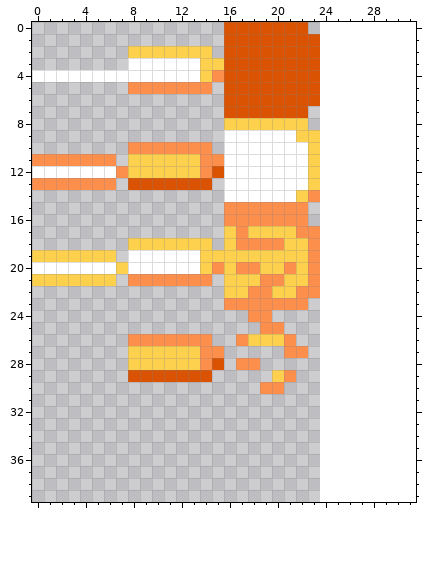
File history of a pixel-art sprite, monsters/dungeons/v-gammaraysentry/beam/beamend.png. The picture above is the old version.
The file is 24x40 pixels. The old version is drawn lined up with the new one, on the new canvas.
Once edited:
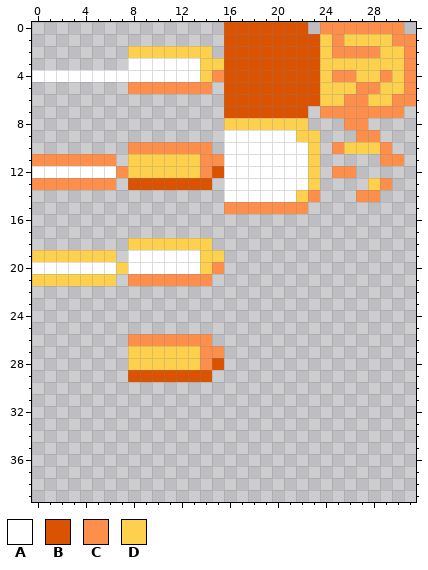
Palette (. is transparent): A #ffffff  B #da5302  C #fd8f4d  D #fdd14d
What changed:
canvas 24x40 -> 32x40
The author put colour C in row 0 at x 24 to 30; in row 1 at x 25 and 30 to 31; in row 2 at x 25 to 28 and 31; in row 3 at x 31; in row 4 at x 25 to 26, 29 and 31; in row 5 at x 27 to 28 and 31.
The author put colour C in row 6 at x 26 to 27 and 30 to 31; in row 7 at x 24 to 30; in row 8 at x 26 to 27; in row 9 at x 27 to 28; in row 10 at x 25 and 29; in row 11 at x 29 to 30.
The author put colour C in row 12 at x 25 to 26; in row 13 at x 29; in row 14 at x 27 to 28.
The author put colour D in row 1 at x 24 and 26 to 29; in row 2 at x 24 and 29 to 30; in row 3 at x 24 to 30; in row 4 at x 24, 27 to 28 and 30; in row 5 at x 24 to 26 and 29 to 30; in row 6 at x 24 to 25 and 28 to 29.
The author put colour D in row 10 at x 26 to 28; in row 13 at x 28.
Colour C is removed in row 16 at x 16 to 22; in row 17 at x 17 and 22 to 23; in row 18 at x 17 to 20 and 23; in row 19 at x 23; in row 20 at x 17 to 18, 21 and 23; in row 21 at x 19 to 20 and 23.
Colour C is removed in row 22 at x 18 to 19 and 22 to 23; in row 23 at x 16 to 22; in row 24 at x 18 to 19; in row 25 at x 19 to 20; in row 26 at x 17 and 21; in row 27 at x 21 to 22.
Colour C is removed in row 28 at x 17 to 18; in row 29 at x 21; in row 30 at x 19 to 20.
Colour D is removed in row 17 at x 16 and 18 to 21; in row 18 at x 16 and 21 to 22; in row 19 at x 16 to 22; in row 20 at x 16, 19 to 20 and 22; in row 21 at x 16 to 18 and 21 to 22; in row 22 at x 16 to 17 and 20 to 21.
Colour D is removed in row 26 at x 18 to 20; in row 29 at x 20.
